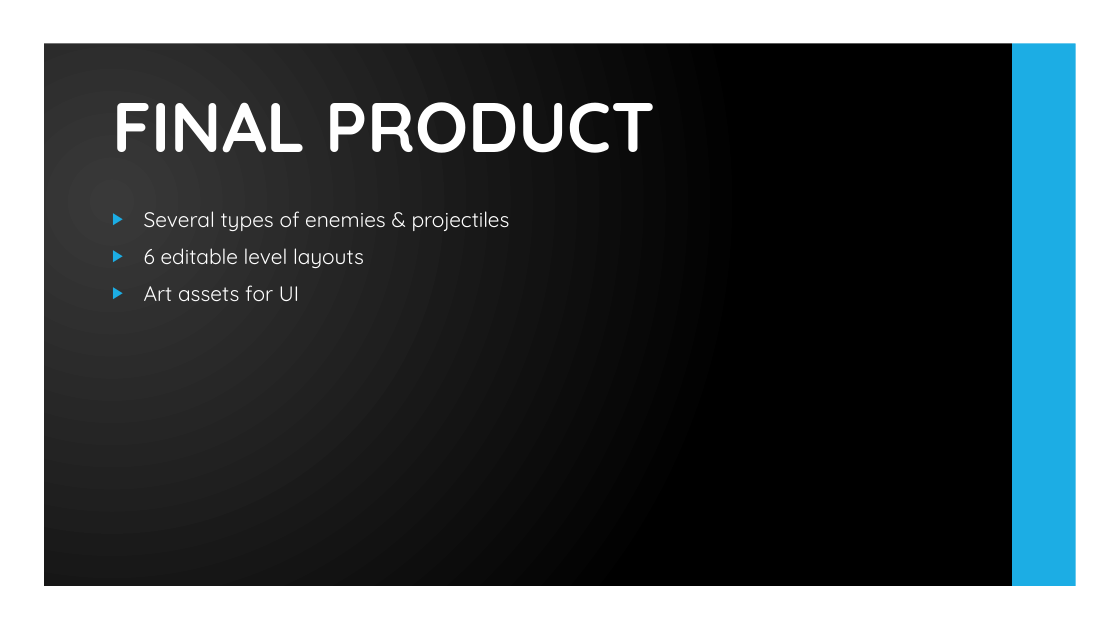
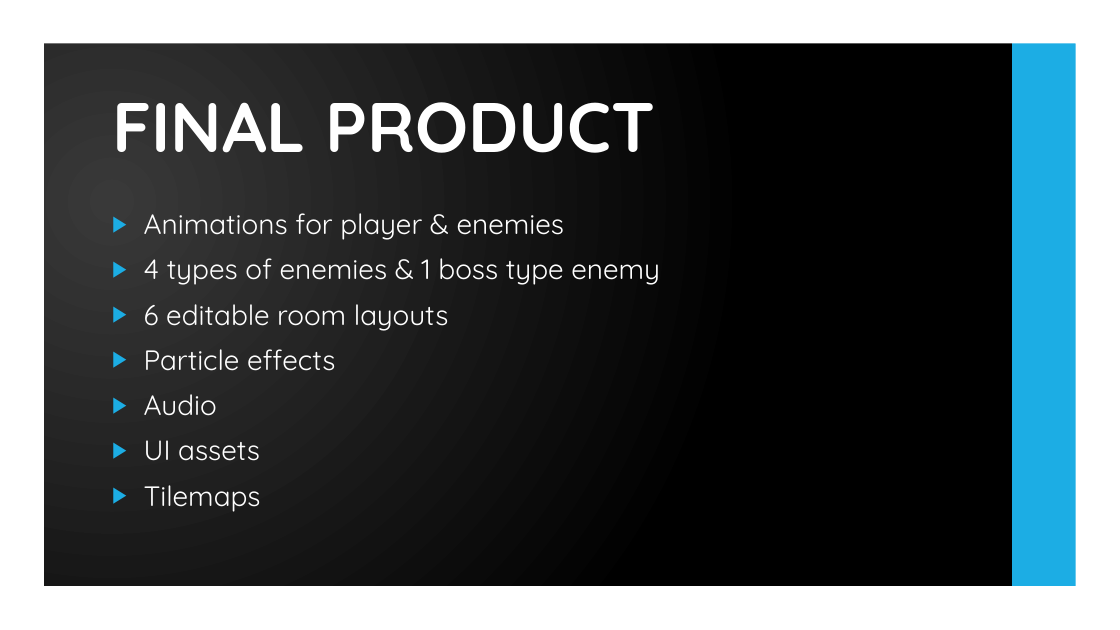
Before and after one commit to UoSGroupProjects1819/mgp-team-7, a slide deck: slide 5 of Demo Presentation/Demo Presentation.pptx. Drawn at 1120x630 pixels with LibreOffice and Linux fonts; fonts in the diff are those of the drawing; background and template pictures are left out. Boxes give left, top, right and bottom in pixels: in the first picture for what was removed or moved away, otherwise in the second. Text is boxed around its words. In the diff, an @@ line names an element or a change of style, - is before the commit and + after.

```diff
--- a/Demo Presentation/Demo Presentation.pptx
+++ b/Demo Presentation/Demo Presentation.pptx
@@ text at box(144, 213, 660, 512): text changed; size 18 to 24 pt @@
-▶ Several types of enemies & projectiles
-▶ 6 editable level layouts
-▶ Art assets for UI
+▶ Animations for player & enemies
+▶ 4 types of enemies & 1 boss type enemy
+▶ 6 editable room layouts
+▶ Particle effects
+▶ Audio
+▶ UI assets
+▶ Tilemaps
```
Also in this commit, not shown: 3 other slides changed.
